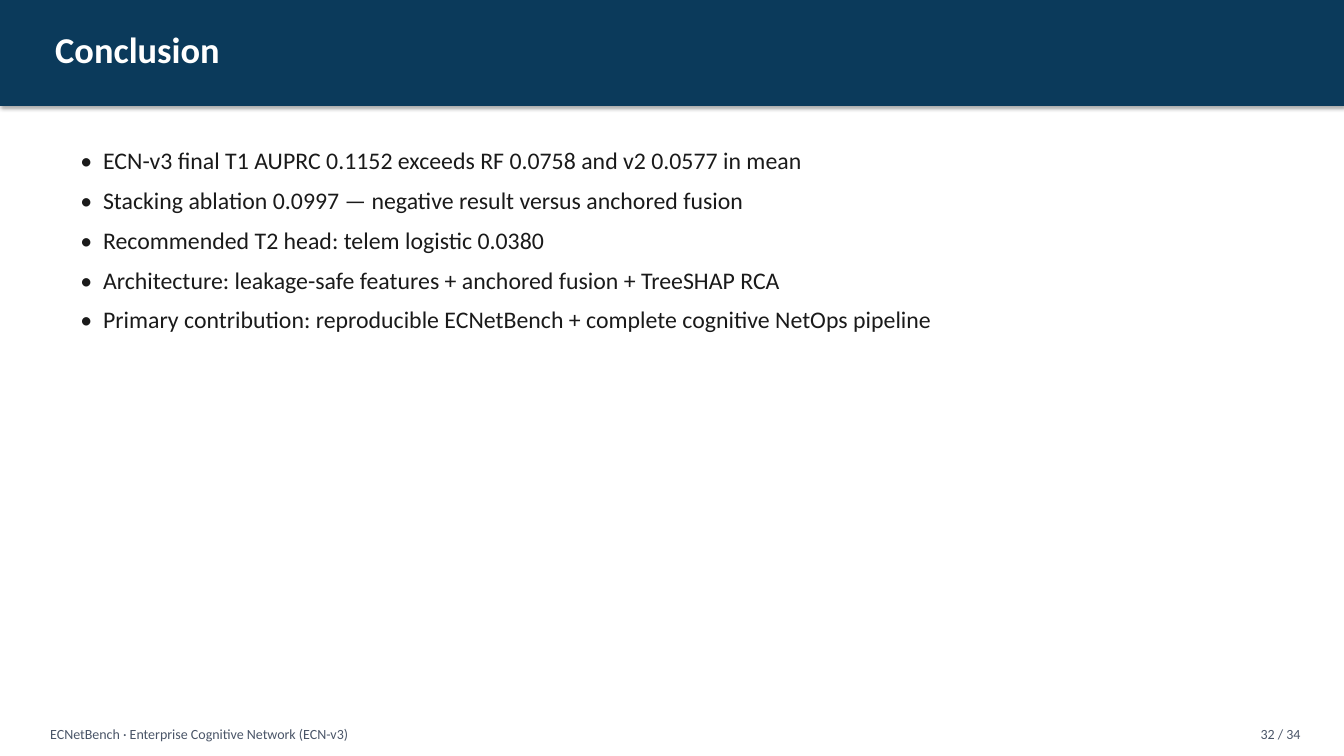
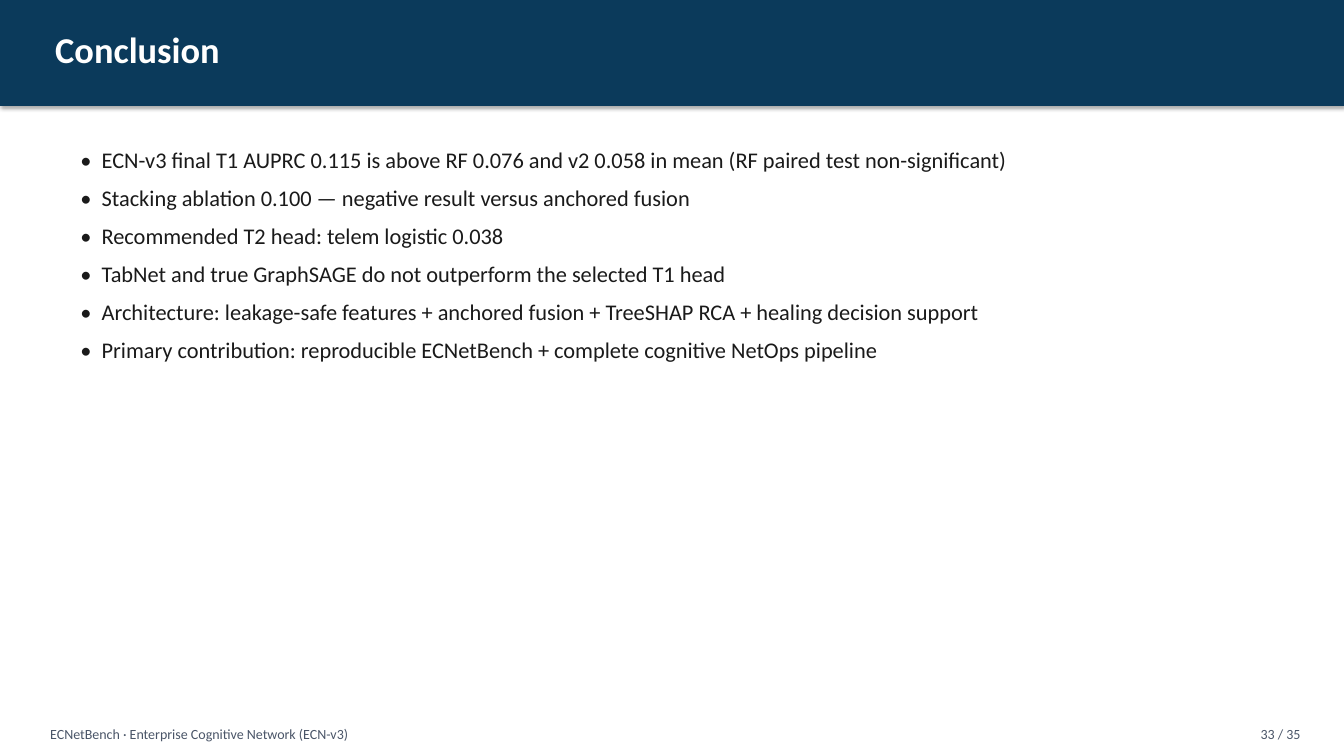
Before and after one commit to Audrey2023uh/Network-Multi-Agent, a slide deck: slide 33 of presentation/Network_Journal_Presentation.pptx (slide 32 before the commit). Drawn at 1344x756 pixels with LibreOffice and Linux fonts; fonts in the diff are those of the drawing. Boxes give left, top, right and bottom in pixels: in the first picture for what was removed or moved away, otherwise in the second. Text is boxed around its words. In the diff, an @@ line names an element or a change of style, - is before the commit and + after.

```diff
--- a/presentation/Network_Journal_Presentation.pptx
+++ b/presentation/Network_Journal_Presentation.pptx
@@ text at <box>102,152,1006,324</box>: text changed; size 17 to 16 pt @@
-• ECN-v3 final T1 AUPRC 0.1152 exceeds RF 0.0758 and v2 0.0577 in mean
-• Stacking ablation 0.0997 — negative result versus anchored fusion
-• Recommended T2 head: telem logistic 0.0380
-• Architecture: leakage-safe features + anchored fusion + TreeSHAP RCA
+• ECN-v3 final T1 AUPRC 0.115 is above RF 0.076 and v2 0.058 in mean (RF paired test non-significant)
+• Stacking ablation 0.100 — negative result versus anchored fusion
+• Recommended T2 head: telem logistic 0.038
+• TabNet and true GraphSAGE do not outperform the selected T1 head
+• Architecture: leakage-safe features + anchored fusion + TreeSHAP RCA + healing decision support
@@ text at <box>102,342,877,362</box>: size 17 to 16 pt in "• Primary contribution: reproducible ECNetBench + complete ..." @@
@@ text at <box>1261,730,1300,739</box>: text changed @@
-32 / 34
+33 / 35
```
Also in this commit, not shown: 32 other slides changed, 1 slide added, 18 other files.
